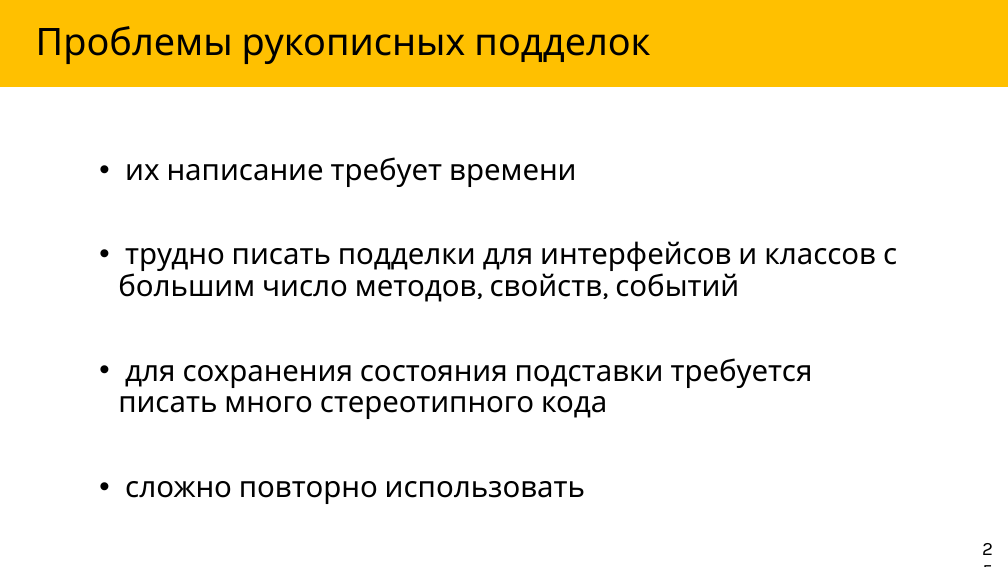
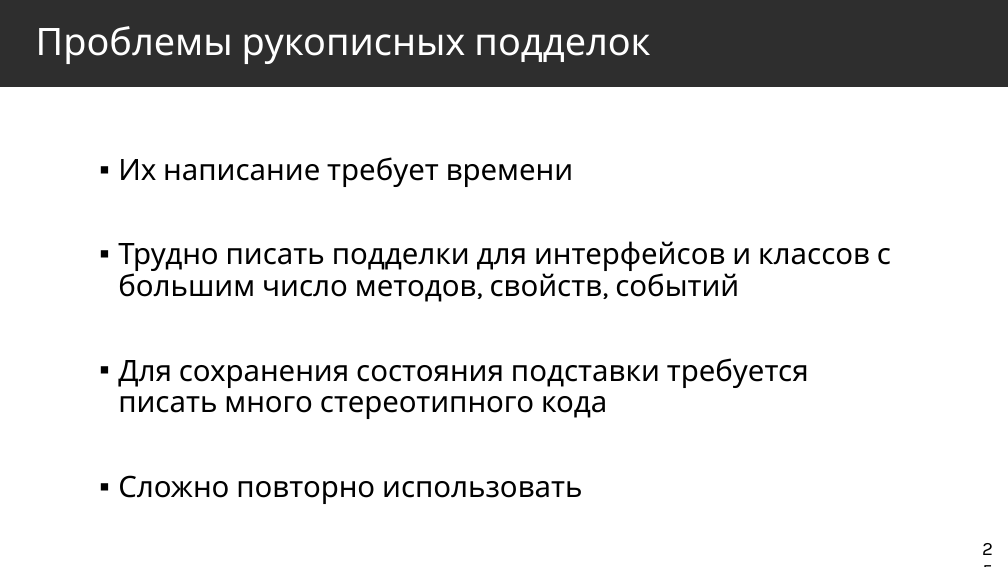
Before and after one commit to Markeli/BugsStrikesBack, a slide deck: slide 25 of docs/Markelow.UnitTests.pptx. Drawn at 1008x567 pixels with LibreOffice and Linux fonts; fonts in the diff are those of the drawing. Boxes give left, top, right and bottom in pixels: in the first picture for what was removed or moved away, otherwise in the second. Text is boxed around its words. In the diff, an @@ line names an element or a change of style, - is before the commit and + after.

Commit message:
Fixed theme and numeration in presentation

```diff
--- a/docs/Markelow.UnitTests.pptx
+++ b/docs/Markelow.UnitTests.pptx
@@ title "Проблемы рукописных подделок" at <box>0,0,1008,87</box>: text colour #000000 to #FFFFFF; fill #FFC000 to #2E2E2E @@
@@ text at <box>118,157,891,504</box>: text changed @@
-• их написание требует времени
-• трудно писать подделки для интерфейсов и классов с большим число методов, свойств, событий
-• для сохранения состояния подставки требуется писать много стереотипного кода
-• сложно повторно использовать
+▪ Их написание требует времени
+▪ Трудно писать подделки для интерфейсов и классов с большим число методов, свойств, событий
+▪ Для сохранения состояния подставки требуется писать много стереотипного кода
+▪ Сложно повторно использовать
```
Also in this commit, not shown: 45 other slides changed, 7 slides added, 8 slides removed.
